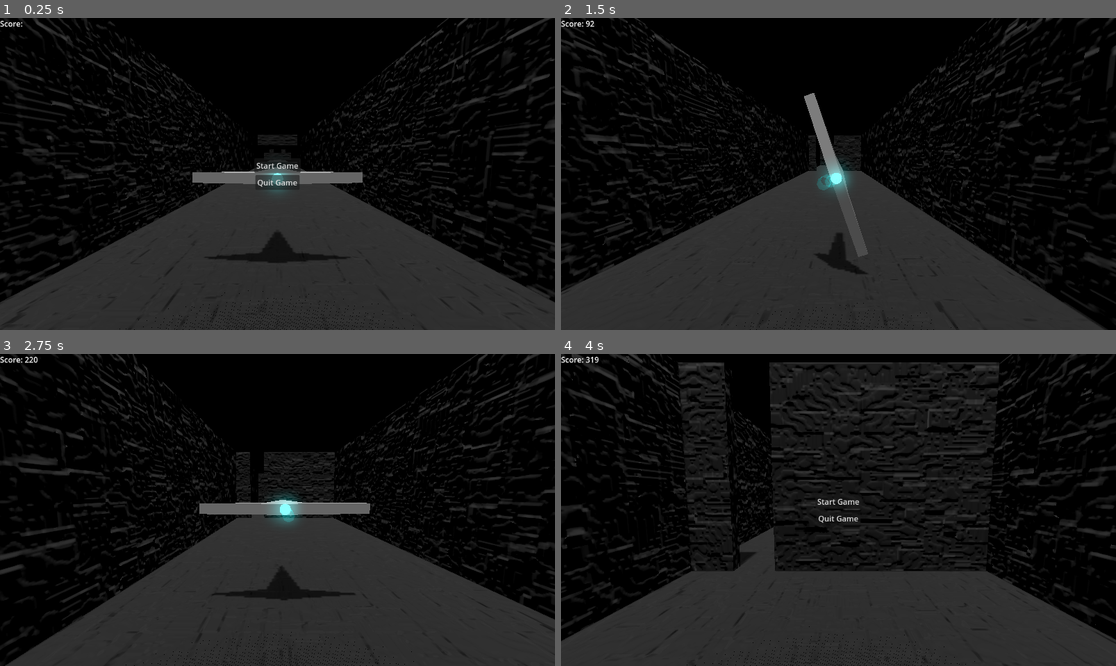
Above: before the commit, frames 1-4 (two rows, left to right).
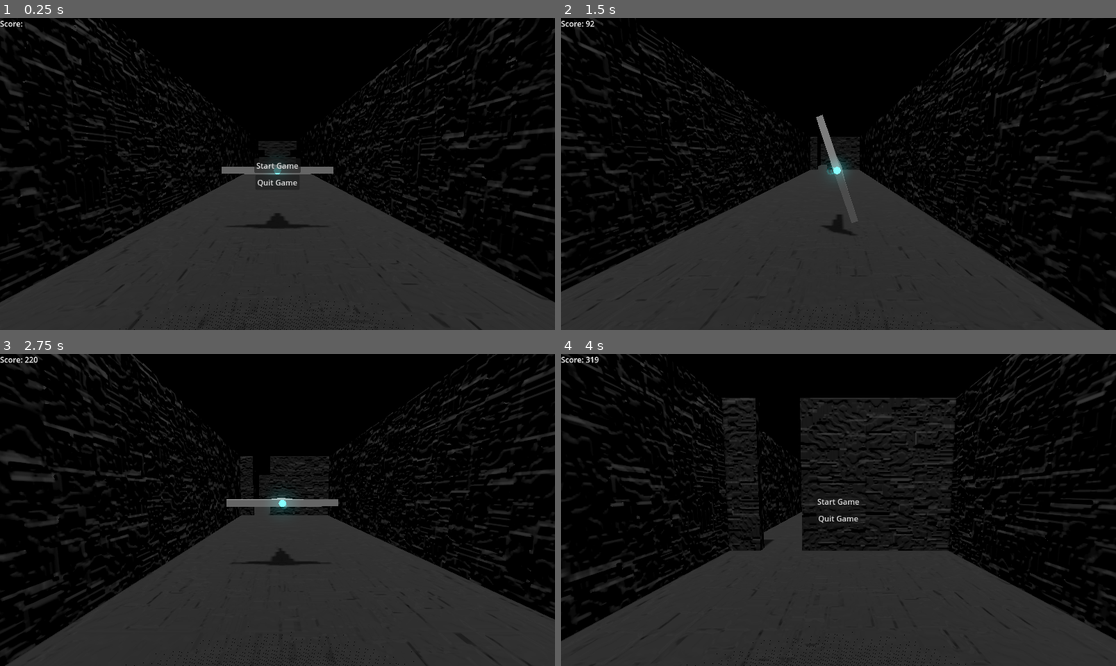
Above: after the commit, the same moments.

Repository: chaiyawahoo/andromeda
Game: Godot game, scene res://scenes/world.tscn
The game is run twice, just before and just after one commit, with the same random seed, the same clock (stepped at 60 frames per second) and the same inputs.
Inputs (mouse positions are in pixels of both pictures, inside the frame that each line leads up to):
- Up to frame 1 (0.25 s): no input
- Up to frame 2 (1.5 s): click "Start Game" at 0.5 s; move the mouse to (866, 174) at 1.27 s; tap Space (rotate) at 1.35 s
- Up to frame 3 (2.75 s): move the mouse to (249, 510) at 2.02 s; tap Space (rotate) at 2.1 s
- Up to frame 4 (4 s): move the mouse to (849, 503) at 2.77 s; tap Space (rotate) at 2.85, 3.6 s; move the mouse to (832, 516) at 3.52 s

The runs differ from the first frame. In frame 1, 9.8% of the frame differs, in the area x 0-100%, y 0-100%; in frame 2, 7.8%; in frame 3, 10%; in frame 4, 17%, in the area x 0-100%, y 0-92%.

Commit message:
tweaks

Diff:
--- a/art/lighting/environment.tres
+++ b/art/lighting/environment.tres
@@ -15,4 +15,4 @@
 fog_light_color = Color(0, 0, 0, 1)
 volumetric_fog_enabled = true
 volumetric_fog_density = 0.025
-volumetric_fog_albedo = Color(0.054902, 0.054902, 0.054902, 1)
+volumetric_fog_albedo = Color(0.0901961, 0.0470588, 0.105882, 1)
--- a/art/materials/split.tres
+++ b/art/materials/split.tres
@@ -8,5 +8,5 @@
 roughness = 0.9
 normal_enabled = true
 normal_texture = ExtResource("1_5pjd6")
-uv1_scale = Vector3(0.5, 0.25, 0.5)
+uv1_scale = Vector3(0.5, 0.2, 0.5)
 distance_fade_mode = 2
--- a/scenes/entities/player.tscn
+++ b/scenes/entities/player.tscn
@@ -81,7 +81,7 @@
 shape = SubResource("SphereShape3D_682mp")
 
 [node name="Camera3D" type="Camera3D" parent="."]
-transform = Transform3D(-1, 7.61939e-09, -8.70901e-08, 0, 0.996195, 0.0871557, 8.74228e-08, 0.0871557, -0.996195, 0, 1, -10)
+transform = Transform3D(-1, 7.61939e-09, -8.70901e-08, 0, 0.996195, 0.0871557, 8.74228e-08, 0.0871557, -0.996195, 0, 1, -15)
 environment = ExtResource("3_id7lh")
 
 [node name="Camera3D2" type="Camera3D" parent="."]
--- a/scenes/modules/left_vertical_module.tscn
+++ b/scenes/modules/left_vertical_module.tscn
@@ -57,7 +57,7 @@
 shape = SubResource("BoxShape3D_ewelv")
 
 [node name="LeftObstacle" type="StaticBody3D" parent="."]
-transform = Transform3D(1, 0, 0, 0, 1, 0, 0, 0, 1, -3, 2, 0)
+transform = Transform3D(1, 0, 0, 0, 1, 0, 0, 0, 1, -4, 2, 0)
 collision_layer = 2
 script = ExtResource("4_jm5ae")
 motion = Vector3(8, 0, 0)
--- a/scenes/modules/middle_horizontal_module.tscn
+++ b/scenes/modules/middle_horizontal_module.tscn
@@ -12,10 +12,10 @@
 size = Vector3(1, 15, 50)
 
 [sub_resource type="BoxMesh" id="BoxMesh_lsx2i"]
-size = Vector3(21, 5.5, 1)
+size = Vector3(21, 5, 1)
 
 [sub_resource type="BoxShape3D" id="BoxShape3D_bg1vl"]
-size = Vector3(21, 5.5, 1)
+size = Vector3(21, 5, 1)
 
 [sub_resource type="BoxShape3D" id="BoxShape3D_nx0op"]
 size = Vector3(21, 15, 1)
@@ -38,7 +38,7 @@
 mesh = SubResource("BoxMesh_50w5j")
 
 [node name="BottomObstacle" type="StaticBody3D" parent="."]
-transform = Transform3D(1, 0, 0, 0, 1, 0, 0, 0, 1, 0, -1.75, 0)
+transform = Transform3D(1, 0, 0, 0, 1, 0, 0, 0, 1, 0, -2, 0)
 collision_layer = 2
 script = ExtResource("3_jecxk")
 motion = Vector3(0, 4, 0)
@@ -52,7 +52,7 @@
 shape = SubResource("BoxShape3D_bg1vl")
 
 [node name="TopObstacle" type="StaticBody3D" parent="."]
-transform = Transform3D(1, 0, 0, 0, 1, 0, 0, 0, 1, 0, 6.75, 0)
+transform = Transform3D(1, 0, 0, 0, 1, 0, 0, 0, 1, 0, 7, 0)
 collision_layer = 2
 script = ExtResource("3_jecxk")
 motion = Vector3(0, -4, 0)
--- a/scenes/modules/middle_vertical_module.tscn
+++ b/scenes/modules/middle_vertical_module.tscn
@@ -38,7 +38,7 @@
 mesh = SubResource("BoxMesh_50w5j")
 
 [node name="LeftObstacle" type="StaticBody3D" parent="."]
-transform = Transform3D(1, 0, 0, 0, 1, 0, 0, 0, 1, -6, 2, 0)
+transform = Transform3D(1, 0, 0, 0, 1, 0, 0, 0, 1, -6.5, 2, 0)
 collision_layer = 2
 script = ExtResource("3_c1xlo")
 motion = Vector3(4, 0, 0)
@@ -52,7 +52,7 @@
 shape = SubResource("BoxShape3D_bg1vl")
 
 [node name="RightObstacle" type="StaticBody3D" parent="."]
-transform = Transform3D(1, 0, 0, 0, 1, 0, 0, 0, 1, 6, 2, 0)
+transform = Transform3D(1, 0, 0, 0, 1, 0, 0, 0, 1, 6.5, 2, 0)
 collision_layer = 2
 script = ExtResource("3_c1xlo")
 motion = Vector3(-4, 0, 0)
--- a/scenes/modules/right_vertical_module.tscn
+++ b/scenes/modules/right_vertical_module.tscn
@@ -57,7 +57,7 @@
 shape = SubResource("BoxShape3D_ewelv")
 
 [node name="RightObstacle" type="StaticBody3D" parent="."]
-transform = Transform3D(1, 0, 0, 0, 1, 0, 0, 0, 1, 3, 2, 0)
+transform = Transform3D(1, 0, 0, 0, 1, 0, 0, 0, 1, 4, 2, 0)
 collision_layer = 2
 script = ExtResource("4_05jys")
 motion = Vector3(-8, 0, 0)
--- a/scripts/obstacle_mover.gd
+++ b/scripts/obstacle_mover.gd
@@ -11,6 +11,8 @@
 
 
 func _ready() -> void:
+	if GameHandler.score < 5000:
+		return
 	mesh_instance.position -= motion
 	if mesh_instance.global_position.z - GameHandler.player.global_position.z < 300:
 		delaying = false
--- a/scripts/ui_handler.gd
+++ b/scripts/ui_handler.gd
@@ -28,4 +28,4 @@
 	if $StartLayer.visible:
 		Input.mouse_mode = Input.MOUSE_MODE_VISIBLE
 	else:
-		Input.mouse_mode = Input.MOUSE_MODE_CAPTURED
+		Input.mouse_mode = Input.MOUSE_MODE_CONFINED_HIDDEN
